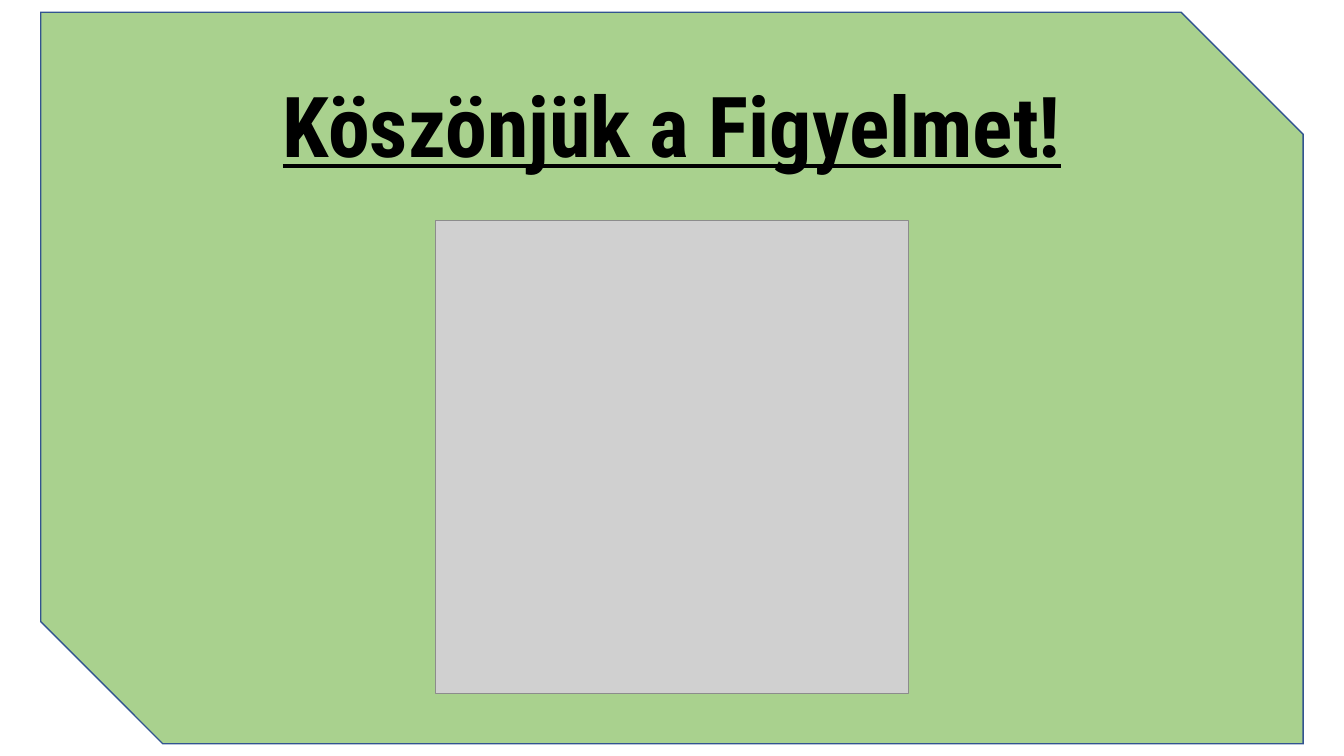
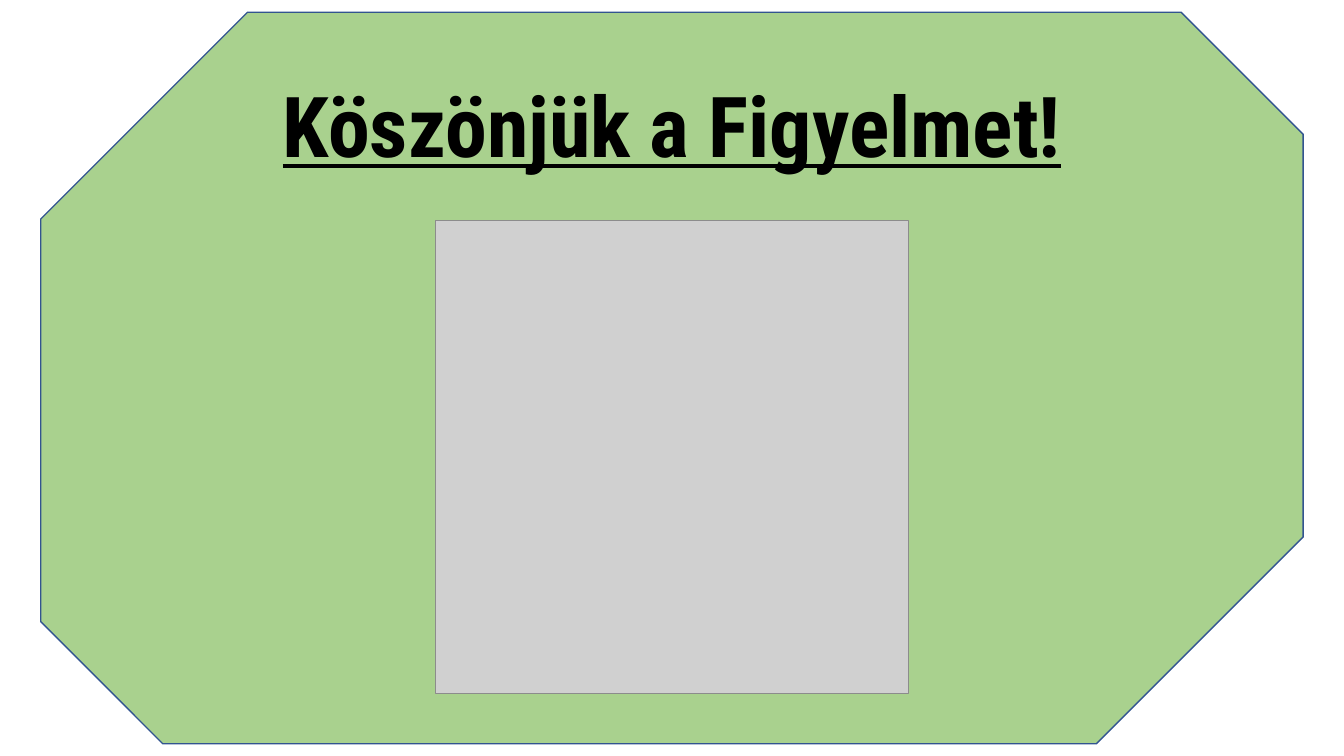
Before and after one commit to holperj/Legyen-on-is-milliomos, a slide deck: slide 4 of milliomos.pptx. Drawn at 1344x756 pixels with LibreOffice and Linux fonts; fonts in the diff are those of the drawing; grey boxes stand for pictures. Boxes give left, top, right and bottom in pixels: in the first picture for what was removed or moved away, otherwise in the second. Text is boxed around its words. In the diff, an @@ line names an element or a change of style, - is before the commit and + after.

```diff
--- a/milliomos.pptx
+++ b/milliomos.pptx
@@ snip diag rect at [41,12,1304,744]: proportions changed @@
```
Also in this commit, not shown: 2 other slides changed.
